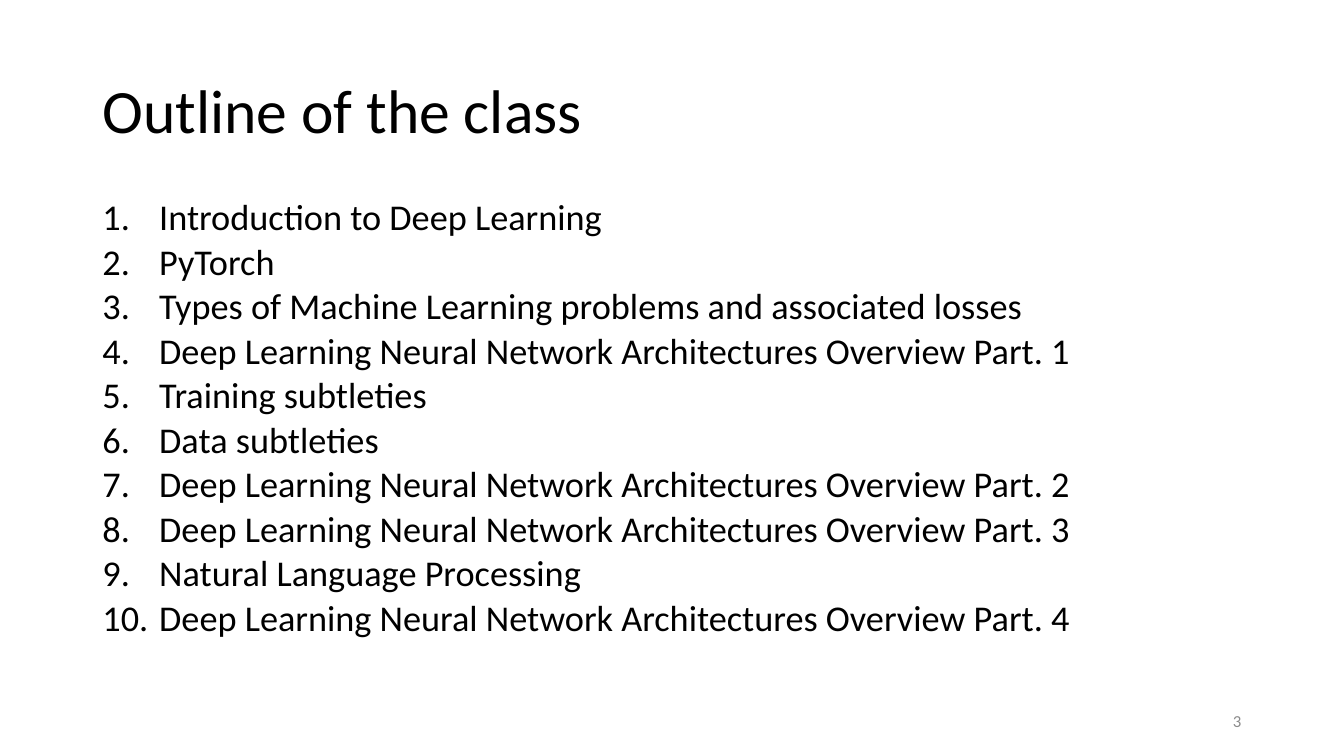
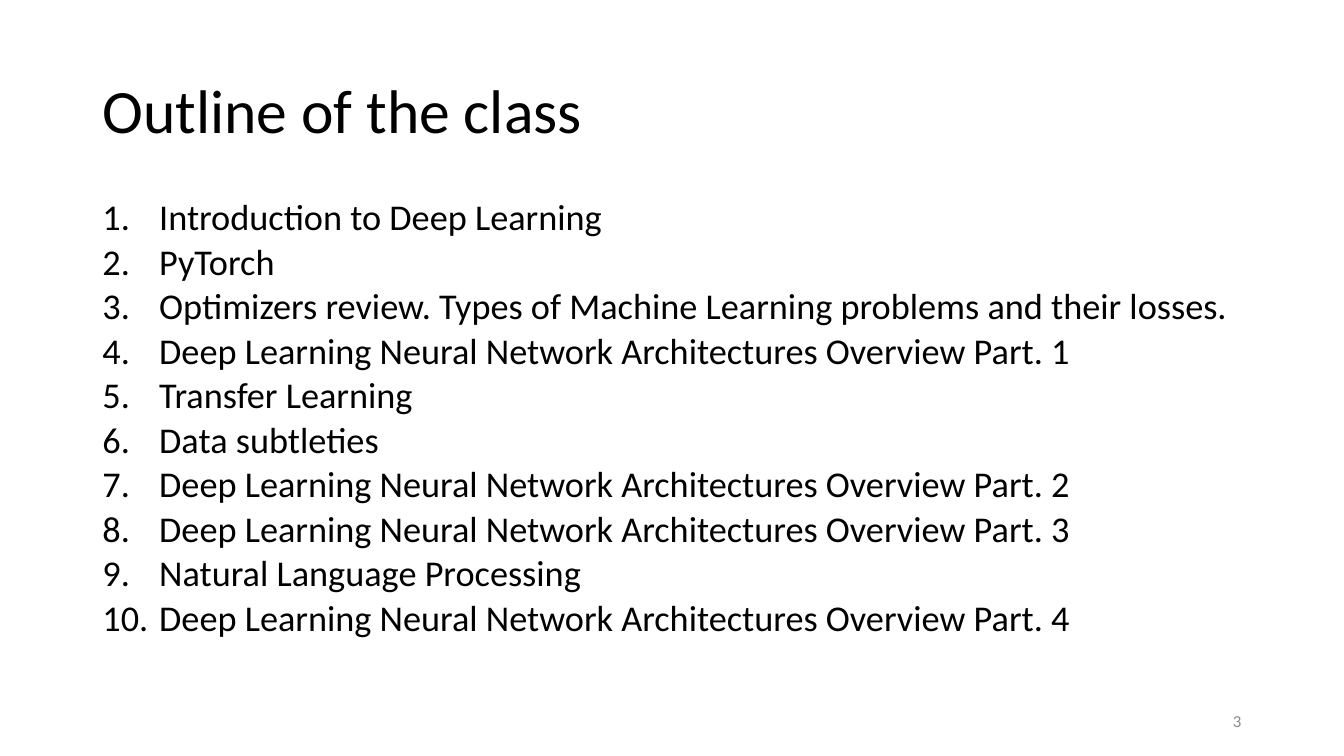
Before and after one commit to MICS-Lab/DeepLearningCourse, a slide deck: slide 3 of Slides_1.pptx. Drawn at 1344x756 pixels with LibreOffice and Linux fonts; fonts in the diff are those of the drawing. Boxes give left, top, right and bottom in pixels: in the first picture for what was removed or moved away, otherwise in the second. Text is boxed around its words. In the diff, an @@ line names an element or a change of style, - is before the commit and + after.

Commit message:
Training subtleties -> Transfer Learning in class overview

```diff
--- a/Slides_1.pptx
+++ b/Slides_1.pptx
@@ text at (159, 293, 1226, 326): text changed @@
-3. Types of Machine Learning problems and associated losses
+3. Optimizers review. Types of Machine Learning problems and their losses.
@@ text at (159, 383, 413, 415): text changed @@
-5. Training subtleties
+5. Transfer Learning
```
